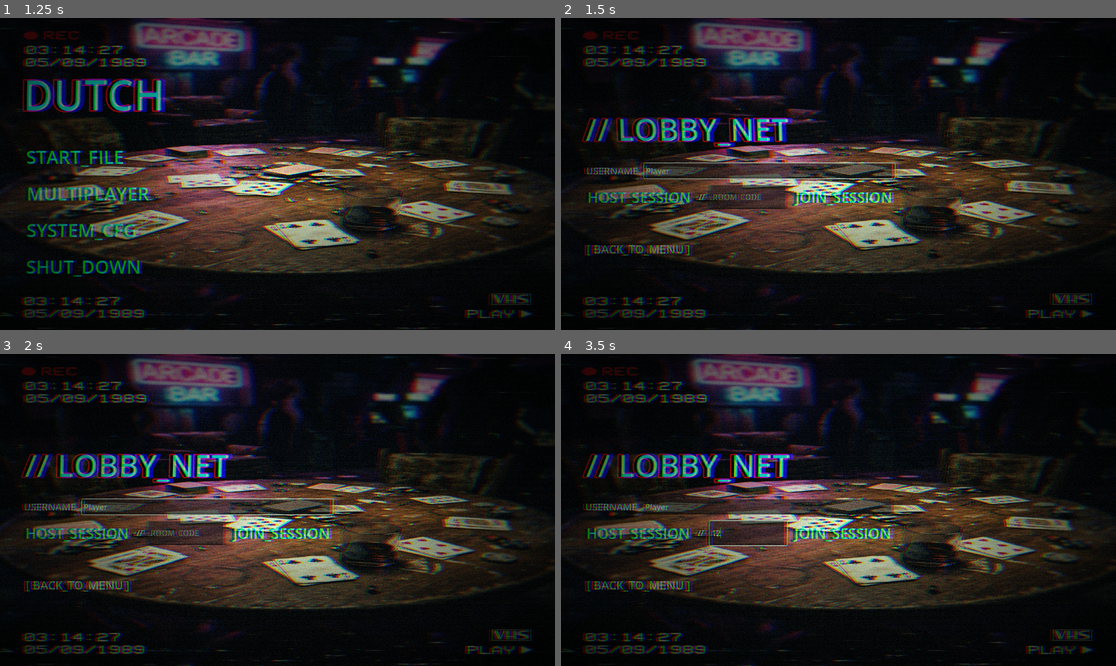
Above: before the commit, frames 1-4 (two rows, left to right).
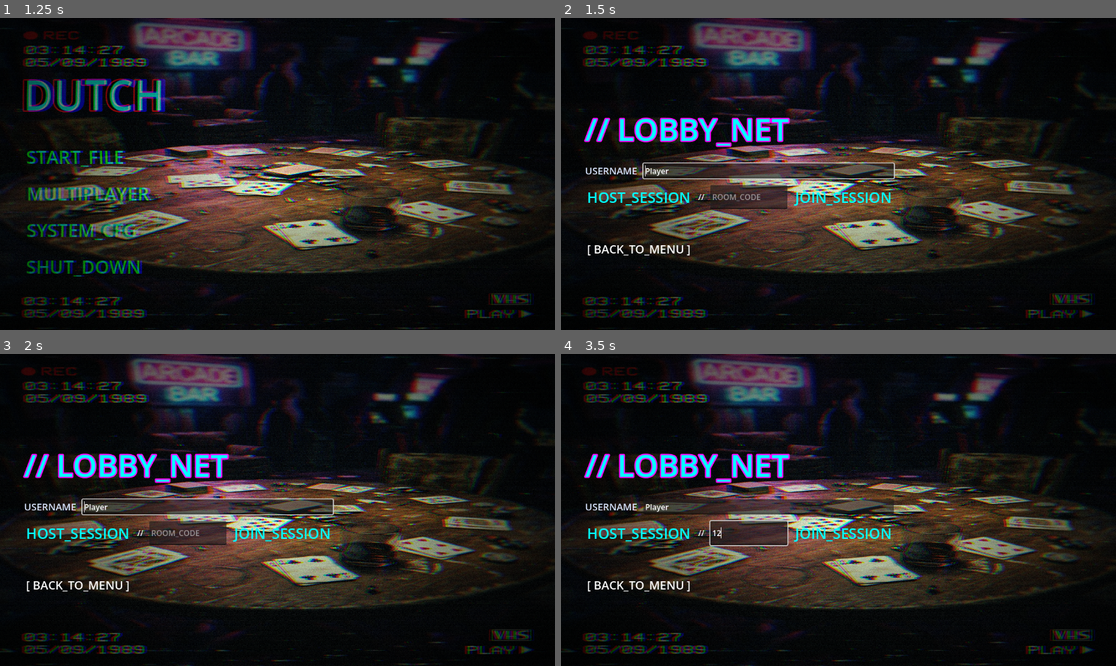
Above: after the commit, the same moments.

Repository: DinVin24/dutch
Game: Godot game, scene res://press_any_key.tscn
Same seed, same stepped clock (60 frames per second), same inputs: the game is played once before the commit and once after it. Sound files missing from this copy of the repository are replaced by a short silence.
Inputs (mouse positions are in pixels of both pictures, inside the frame that each line leads up to):
- Up to frame 1 (1.25 s): tap Enter (game_confirm_card) at 0.5 s; move the mouse to (399, 158) at 0.52 s; hold D (game_select_right) from 0.53 s (still down); tap E (game_call_dutch) at 0.6 s; click (399, 158) at 0.67 s; tap Space (game_jump_in) at 0.77 s
- Up to frame 2 (1.5 s): release D (game_select_right) at 1.25 s; click "MULTIPLAYER" at 1.25 s
- Up to frame 3 (2 s): no input
- Up to frame 4 (3.5 s): click (749, 531) at 2.02 s; type "12" at 2.1 s; drag from (727, 525) to (810, 572) at 2.77 s

Frame 1 is identical in both runs. In frame 2, 4.9% of the frame differs, in the area x 3-61%, y 31-77%; in frame 3, 4.9%; in frame 4, 4.8%.

Commit message:
feat: reorder VHSEffect node in lobby scene tree

Diff:
--- a/lobby.tscn
+++ b/lobby.tscn
@@ -31,6 +31,16 @@
 texture = ExtResource("2_bg")
 expand_mode = 2
 stretch_mode = 0
+
+[node name="VHSEffect" type="ColorRect" parent="."]
+material = SubResource("ShaderMaterial_vhs")
+layout_mode = 1
+anchors_preset = 15
+anchor_right = 1.0
+anchor_bottom = 1.0
+grow_horizontal = 2
+grow_vertical = 2
+mouse_filter = 2
 
 [node name="LeftMargin" type="MarginContainer" parent="."]
 layout_mode = 1
@@ -253,16 +263,6 @@
 flat = true
 alignment = 0
 
-[node name="VHSEffect" type="ColorRect" parent="."]
-material = SubResource("ShaderMaterial_vhs")
-layout_mode = 1
-anchors_preset = 15
-anchor_right = 1.0
-anchor_bottom = 1.0
-grow_horizontal = 2
-grow_vertical = 2
-mouse_filter = 2
-
 [node name="GlitchSound" type="AudioStreamPlayer" parent="."]
 bus = &"SFX"
 script = ExtResource("4_sfx")
